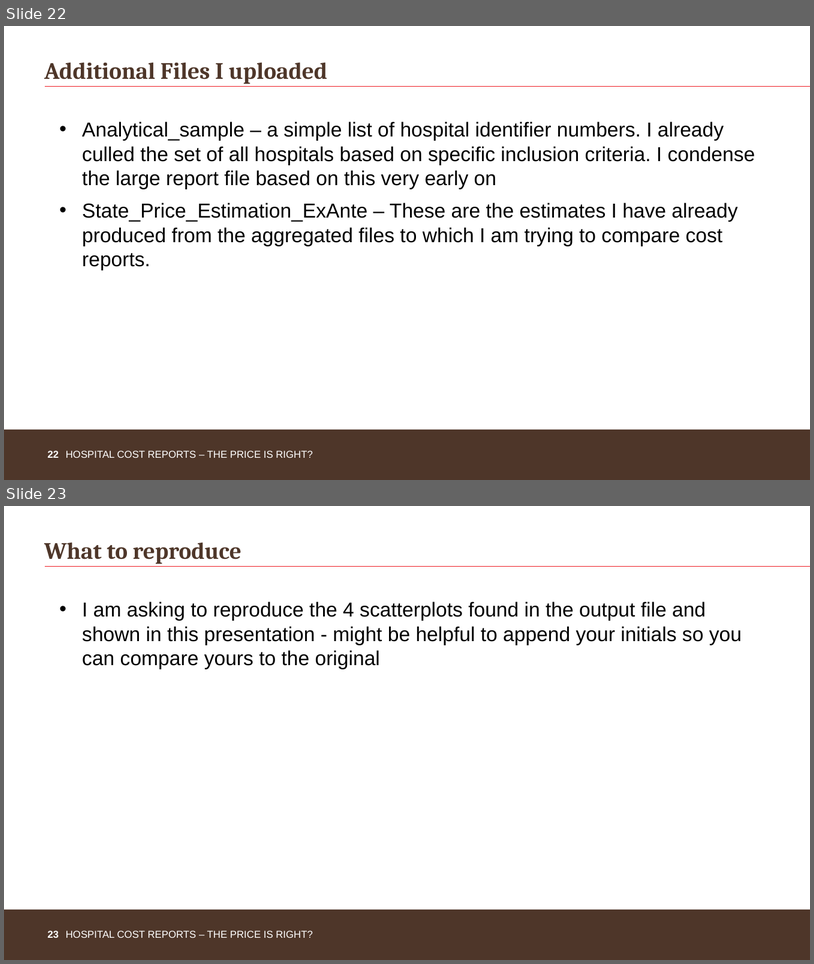
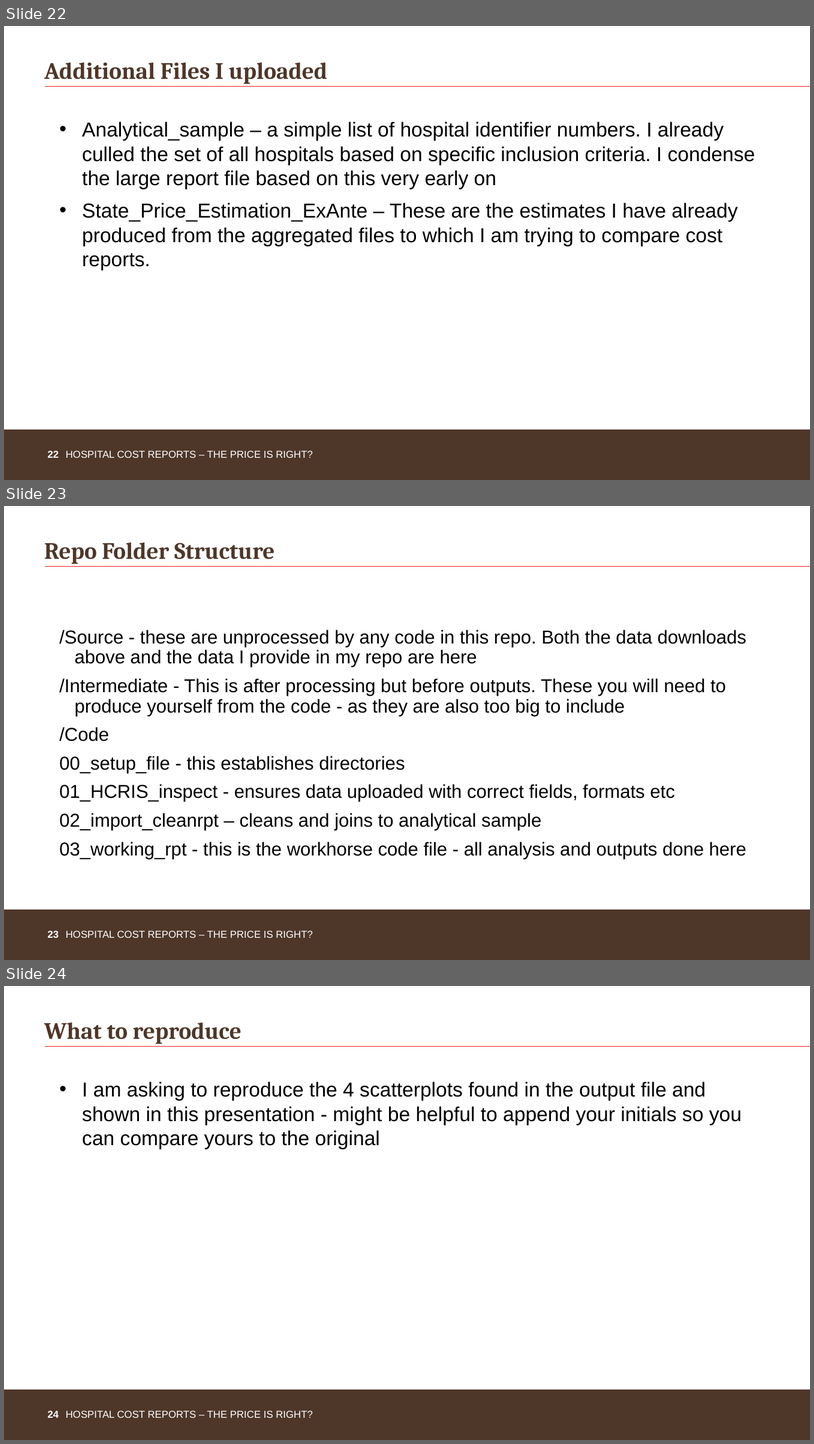
Before and after one commit to mmaughan0/Applied-Econ-Analysis-HCRIS-Project, a slide deck: Applied Econ Analysis HCRIS Presentation.pptx. Shown one above the other, each under a label of ours: slides 22 and 23 before the commit, slides 22, 23 and 24 after it. The pictures are 814x964 and 814x1444 pixels, drawn with LibreOffice and Linux fonts; fonts in the diff are those of the drawing; background and template pictures are left out. Boxes give left, top, right and bottom in pixels: in the first picture for what was removed or moved away, otherwise in the second. Text is boxed around its words. In the diff, an @@ line names an element or a change of style, - is before the commit and + after.

Commit message:
commit all

```diff
--- a/Applied Econ Analysis HCRIS Presentation.pptx
+++ b/Applied Econ Analysis HCRIS Presentation.pptx
@@ slide 23 added at [4,506,810,960], background #FFFFFF; not listed: 4 template elements that a slide beside it also shows @@
@@ title added at [44,542,275,564], 28 pt, text #4E3629, bold @@
+Repo Folder Structure
@@ text added at [59,630,747,859], 22.2 pt, text #000000 @@
+/Source - these are unprocessed by any code in this repo. Both the data downloads above and the data I provide in my repo are here
+/Intermediate - This is after processing but before outputs. These you will need to produce yourself from the code - as they are also too big to include
+/Code
+00_setup_file - this establishes directories
+01_HCRIS_inspect - ensures data uploaded with correct fields, formats etc
+02_import_cleanrpt – cleans and joins to analytical sample
+03_working_rpt - this is the workhorse code file - all analysis and outputs done here
@@ what was slide 23 is now slide 24 @@
@@ page number at [48,1410,59,1417]: text changed @@
-23
+24
```
